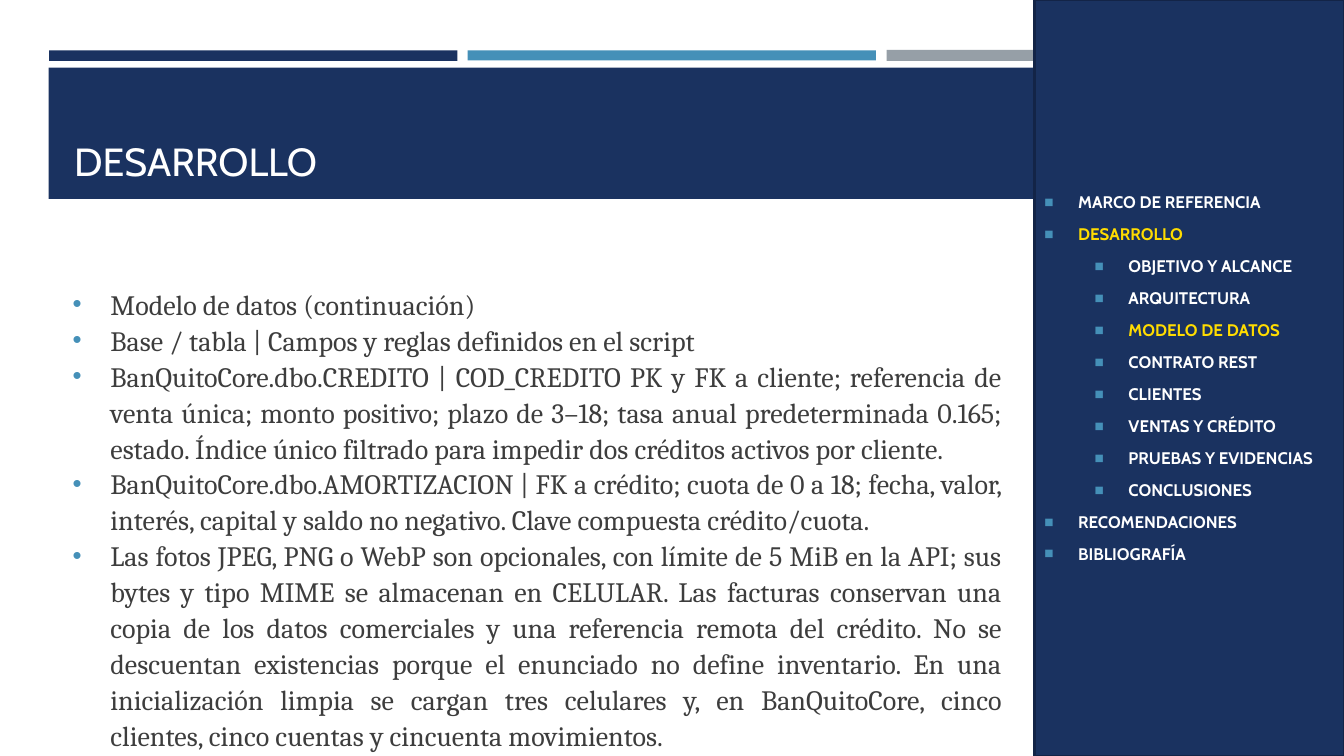
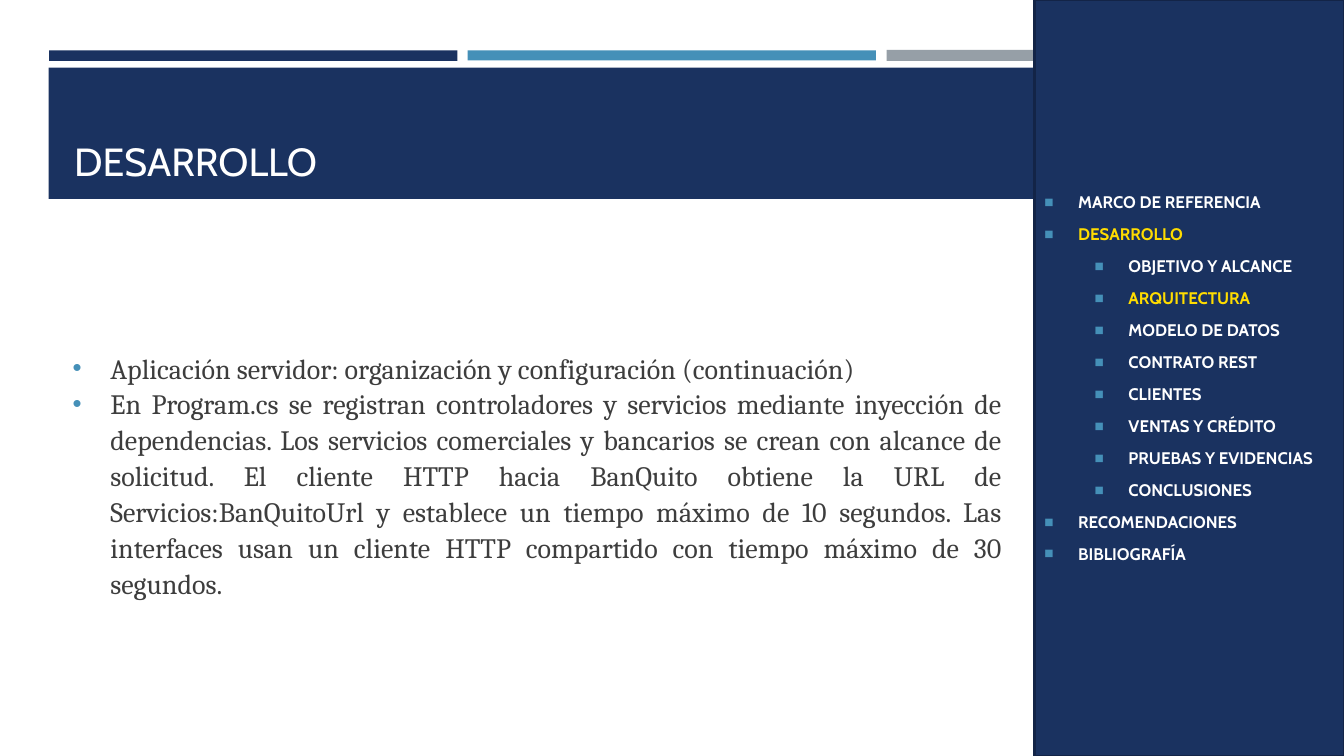
Before and after one commit to gamurigm/examen-arq-1, a slide deck: slide 48 of 05. DOCUMENTACION/02. PRESENTACION/PRESENTACION_CELULAR_BDDLOCAL_RESTFUL_DOTNET_GR09.pptx. Drawn at 1344x756 pixels with LibreOffice and Linux fonts; fonts in the diff are those of the drawing. Boxes give left, top, right and bottom in pixels: in the first picture for what was removed or moved away, otherwise in the second. Text is boxed around its words. In the diff, an @@ line names an element or a change of style, - is before the commit and + after.

```diff
--- a/05. DOCUMENTACION/02. PRESENTACION/PRESENTACION_CELULAR_BDDLOCAL_RESTFUL_DOTNET_GR09.pptx
+++ b/05. DOCUMENTACION/02. PRESENTACION/PRESENTACION_CELULAR_BDDLOCAL_RESTFUL_DOTNET_GR09.pptx
@@ text in rectangle at (x1=1128, y1=292, x2=1280, y2=337): text colour #FFFFFF to #FFDC00 in "ARQUITECTURA"; text colour #FFDC00 to #FFFFFF in "MODELO DE DATOS" @@
@@ text "Aplicación servidor: organización y configuración ..." at (x1=110, y1=359, x2=1001, y2=600): vertical alignment middle to top @@
@@ text at (x1=110, y1=359, x2=1001, y2=600): text changed @@
-• Modelo de datos (continuación)
-• Base / tabla | Campos y reglas definidos en el script
-• BanQuitoCore.dbo.CREDITO | COD_CREDITO PK y FK a cliente; referencia de venta única; monto positivo; plazo de 3–18; tasa anual predeterminada 0.165; estado. Índice único filtrado para impedir dos créditos activos por cliente.
-• BanQuitoCore.dbo.AMORTIZACION | FK a crédito; cuota de 0 a 18; fecha, valor, interés, capital y saldo no negativo. Clave compuesta crédito/cuota.
-• Las fotos JPEG, PNG o WebP son opcionales, con límite de 5 MiB en la API; sus bytes y tipo MIME se almacenan en CELULAR. Las facturas conservan una copia de los datos comerciales y una referencia remota del crédito. No se descuentan existencias porque el enunciado no define inventario. En una inicialización limpia se cargan tres celulares y, en BanQuitoCore, cinco clientes, cinco cuentas y cincuenta movimientos.
+• Aplicación servidor: organización y configuración (continuación)
+• En Program.cs se registran controladores y servicios mediante inyección de dependencias. Los servicios comerciales y bancarios se crean con alcance de solicitud. El cliente HTTP hacia BanQuito obtiene la URL de Servicios:BanQuitoUrl y establece un tiempo máximo de 10 segundos. Las interfaces usan un cliente HTTP compartido con tiempo máximo de 30 segundos.
```
Also in this commit, not shown: 91 other slides changed, 82 slides added, 1 slide removed, 4 other files.
